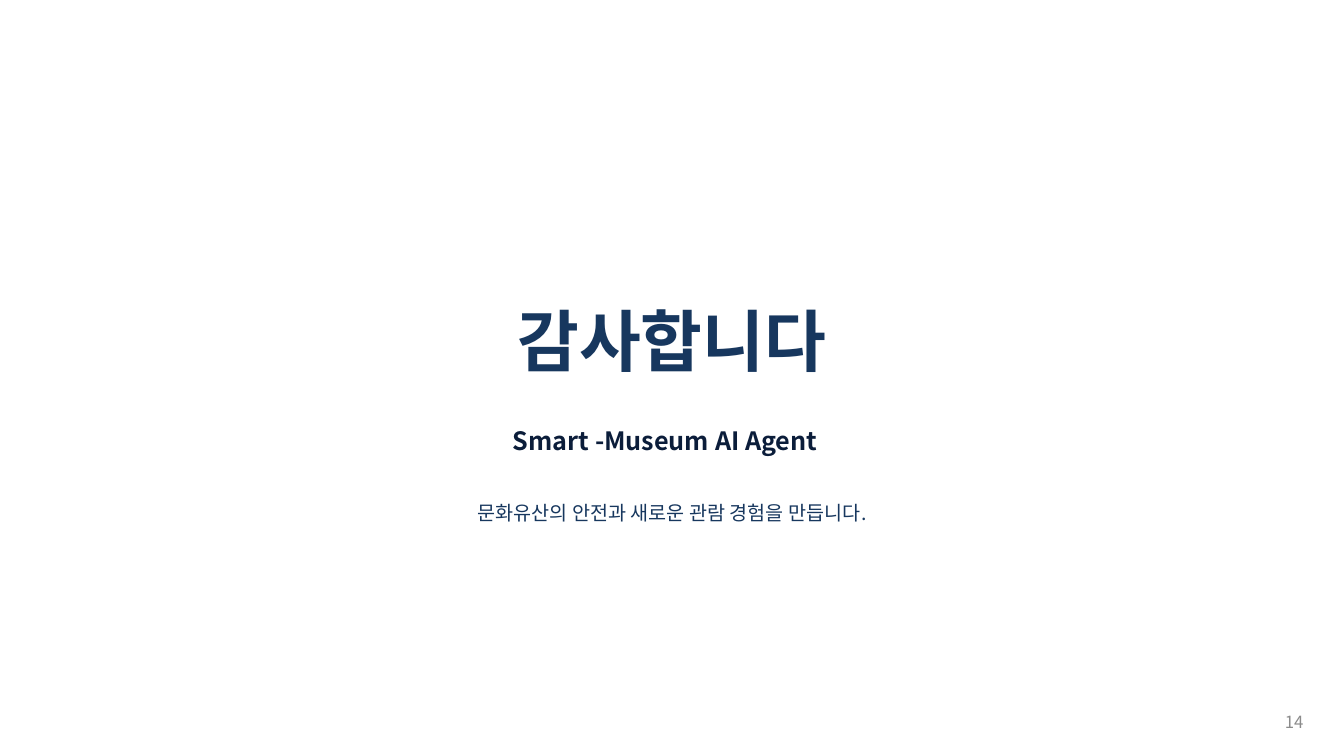
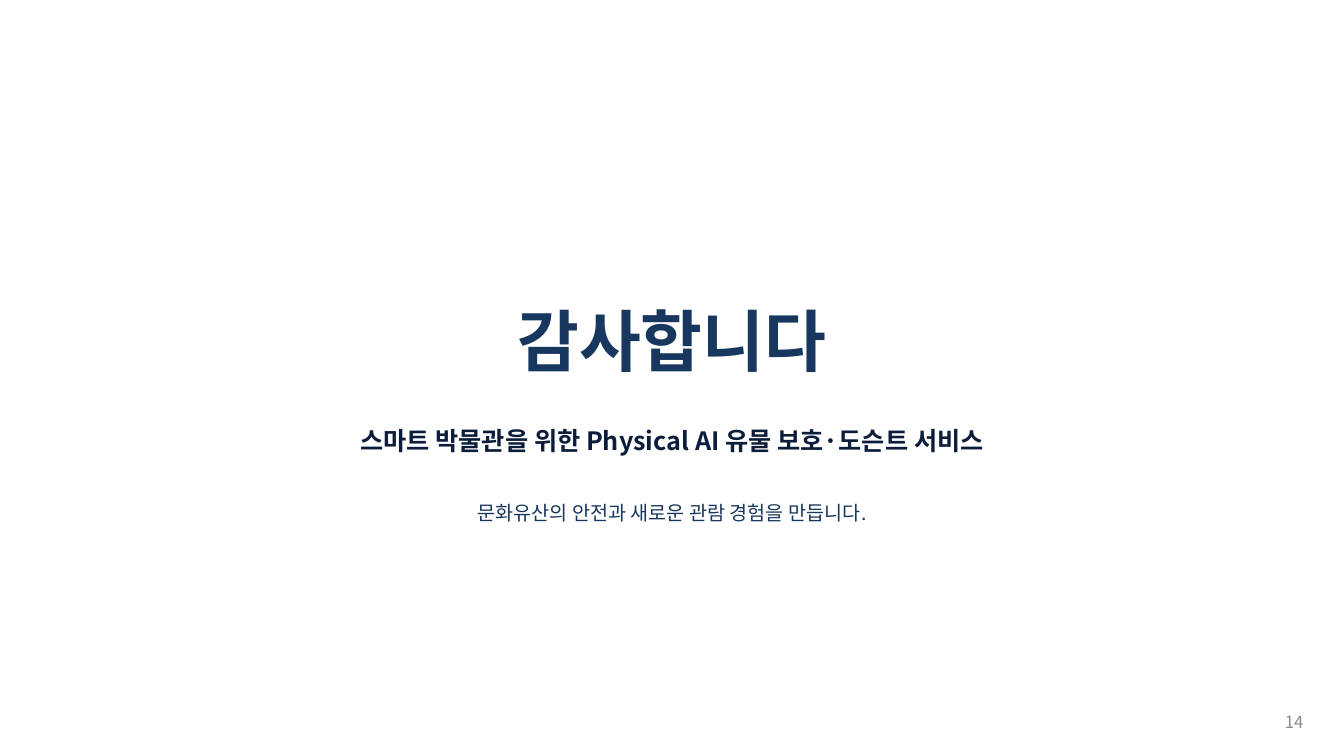
Before and after one commit to selkis4u/smart-museum-aiagent, a slide deck: slide 14 of docs/requirements/3조_스마트박물관_AI_Agent_기획서_v0.8.pptx. Drawn at 1344x756 pixels with LibreOffice and Linux fonts; fonts in the diff are those of the drawing. Boxes give left, top, right and bottom in pixels: in the first picture for what was removed or moved away, otherwise in the second. Text is boxed around its words. In the diff, an @@ line names an element or a change of style, - is before the commit and + after.

Commit message:
기획서 v0.8 제목·부제를 Physical AI 서비스로 변경
- 제목: 스마트 박물관을 위한 Physical AI 유물 보호·도슨트 서비스
- 부제: 유물 보호를 위해 보고(Vision), 판단하고(AI Agent), 행동하는 Physical AI Robot
- 표지·마지막 장·버전 표 반영

```diff
--- a/docs/requirements/3조_스마트박물관_AI_Agent_기획서_v0.8.pptx
+++ b/docs/requirements/3조_스마트박물관_AI_Agent_기획서_v0.8.pptx
@@ text at [360,429,984,456]: text changed @@
-Smart -Museum AI Agent
+스마트 박물관을 위한 Physical AI 유물 보호·도슨트 서비스
```
Also in this commit, not shown: 2 other slides changed, 1 other file.
